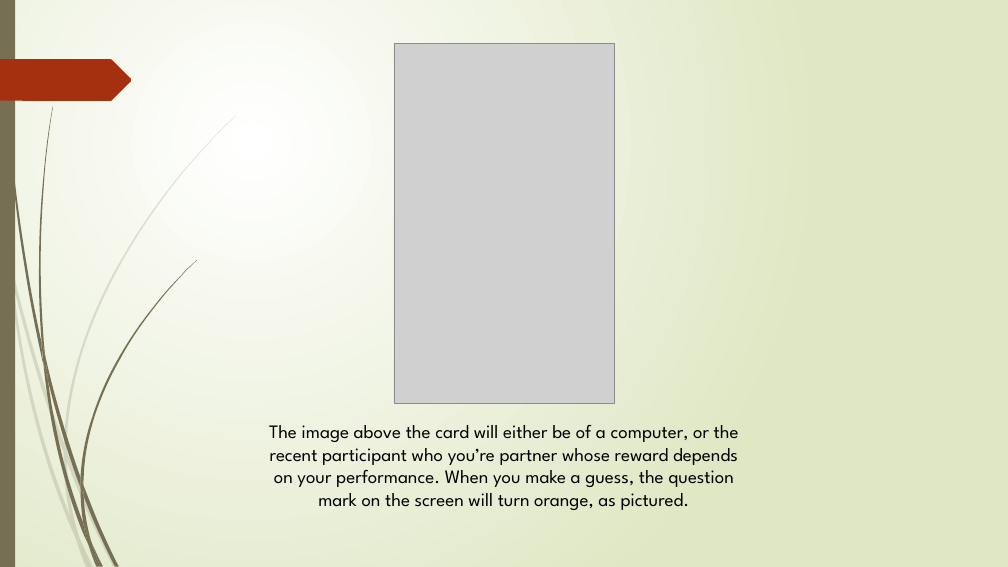
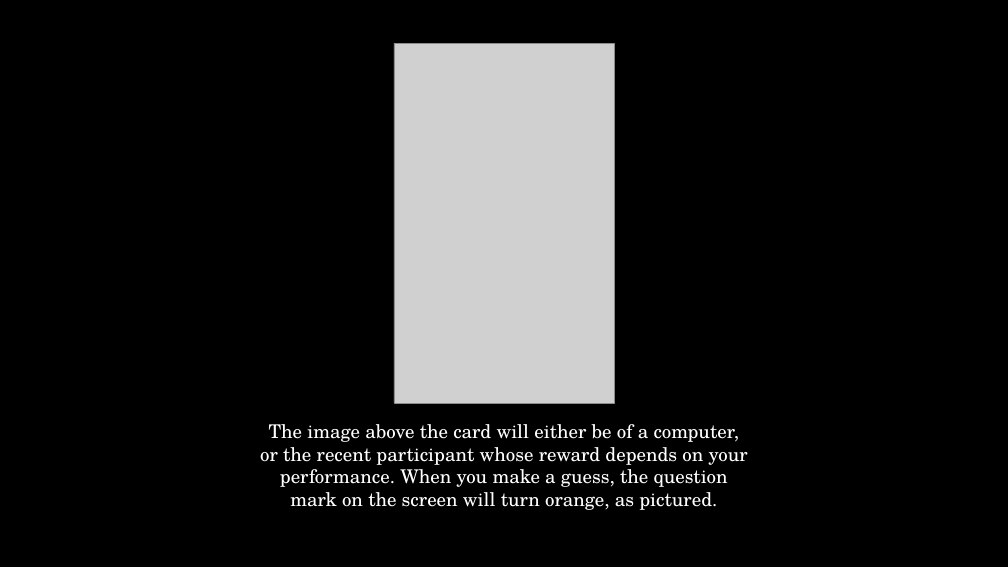
Before and after one commit to DVS-Lab/rf1-sequence-pilot, a slide deck: slide 6 of stimuli/Instructions.pptx. Drawn at 1008x567 pixels with LibreOffice and Linux fonts; fonts in the diff are those of the drawing; grey boxes stand for pictures. Boxes give left, top, right and bottom in pixels: in the first picture for what was removed or moved away, otherwise in the second. Text is boxed around its words. In the diff, an @@ line names an element or a change of style, - is before the commit and + after.

Commit message:
instructions typo fix

```diff
--- a/stimuli/Instructions.pptx
+++ b/stimuli/Instructions.pptx
@@ background gradient #FFFFFF to #DFE8C4 to #000000 @@
@@ rectangle removed at [0,0,15,567] @@
@@ freeform shape removed at [0,59,132,101] @@
@@ text at [260,424,748,510]: text changed; font League Spartan to TeX Gyre Schola; text colour #000000 to #FFFFFF @@
-The image above the card will either be of a computer, or the recent participant who you’re partner whose reward depends on your performance. When you make a guess, the question mark on the screen will turn orange, as pictured.
+The image above the card will either be of a computer, or the recent participant whose reward depends on your performance. When you make a guess, the question mark on the screen will turn orange, as pictured.
@@ group removed at [0,116,236,567]: 10 freeform shapes @@
@@ group removed at [2,0,197,567]: 12 freeform shapes @@
```
Also in this commit, not shown: 10 other slides changed.
